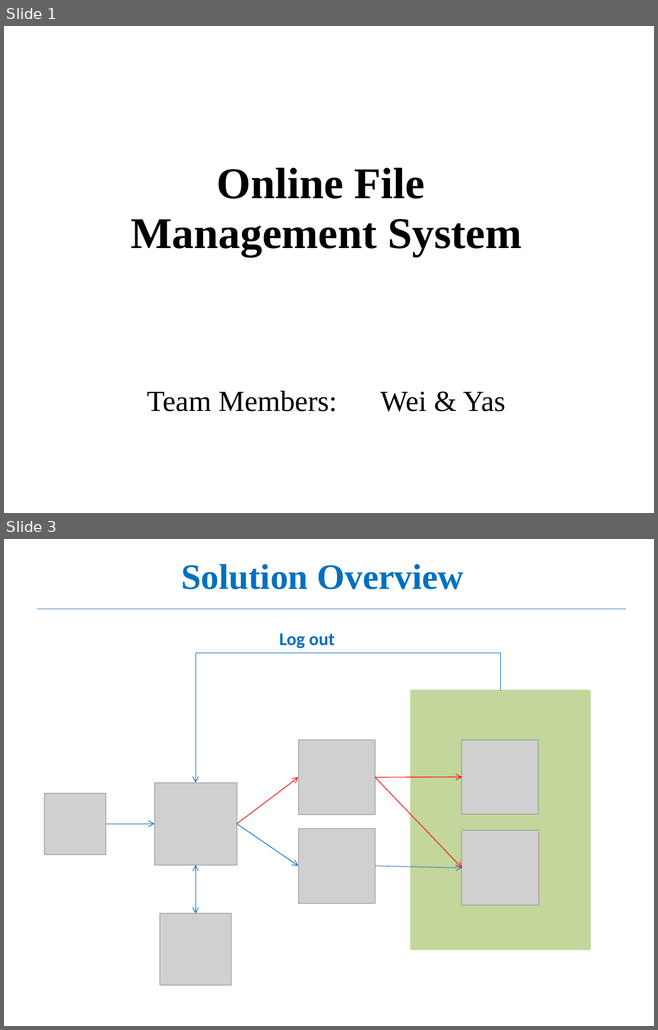
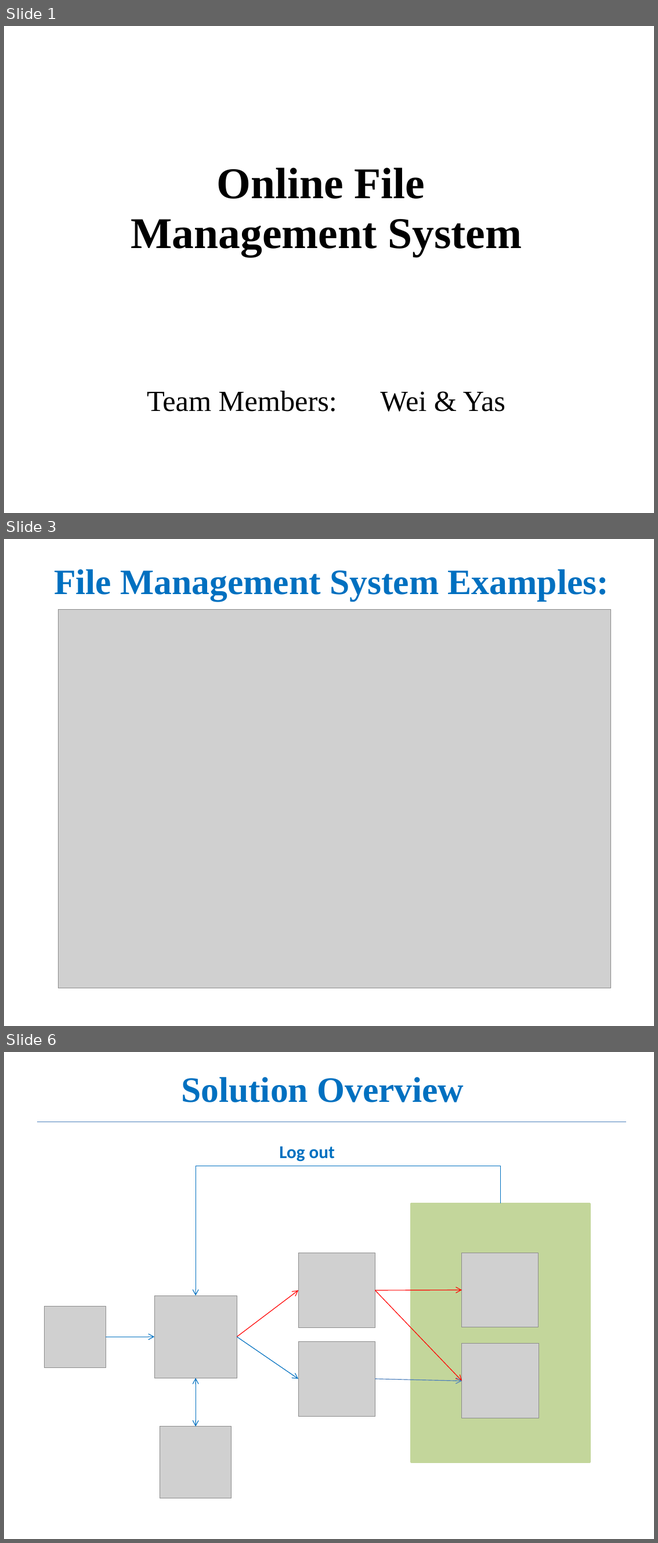
Before and after one commit to yassiejoon/PHPOnlineManagementSystem, a slide deck: documents/php_ofms.pptx. Shown one above the other, each under a label of ours: slides 1 and 3 before the commit, slides 1, 3 and 6 after it; the slides between them are not shown. The pictures are 658x1030 and 658x1543 pixels, drawn with LibreOffice and Linux fonts; fonts in the diff are those of the drawing; grey boxes stand for pictures. Boxes give left, top, right and bottom in pixels: in the first picture for what was removed or moved away, otherwise in the second. Text is boxed around its words. In the diff, an @@ line names an element or a change of style, - is before the commit and + after.

```diff
--- a/documents/php_ofms.pptx
+++ b/documents/php_ofms.pptx
@@ slide 3 added at [4,539,654,1026], background #FFFFFF @@
@@ text added at [54,569,608,601], 39.6 pt, text #0070C0, bold @@
+File Management System Examples:
@@ picture added at [58,609,610,988] @@
@@ what was slide 3 is now slide 6 @@
```
Also in this commit, not shown: 3 slides changed, 3 other slides added, 3 slides removed, 44 other files.
